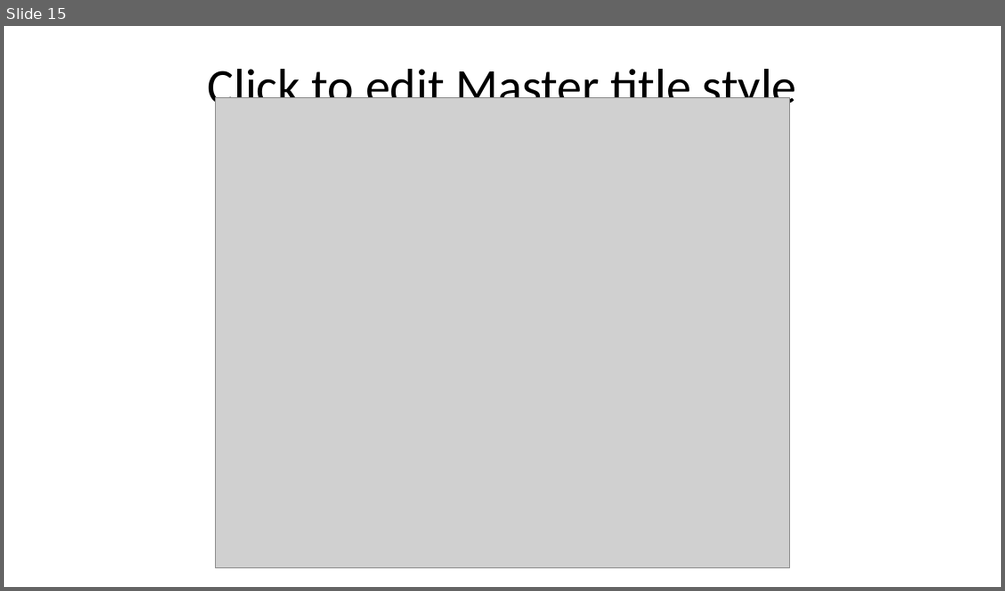
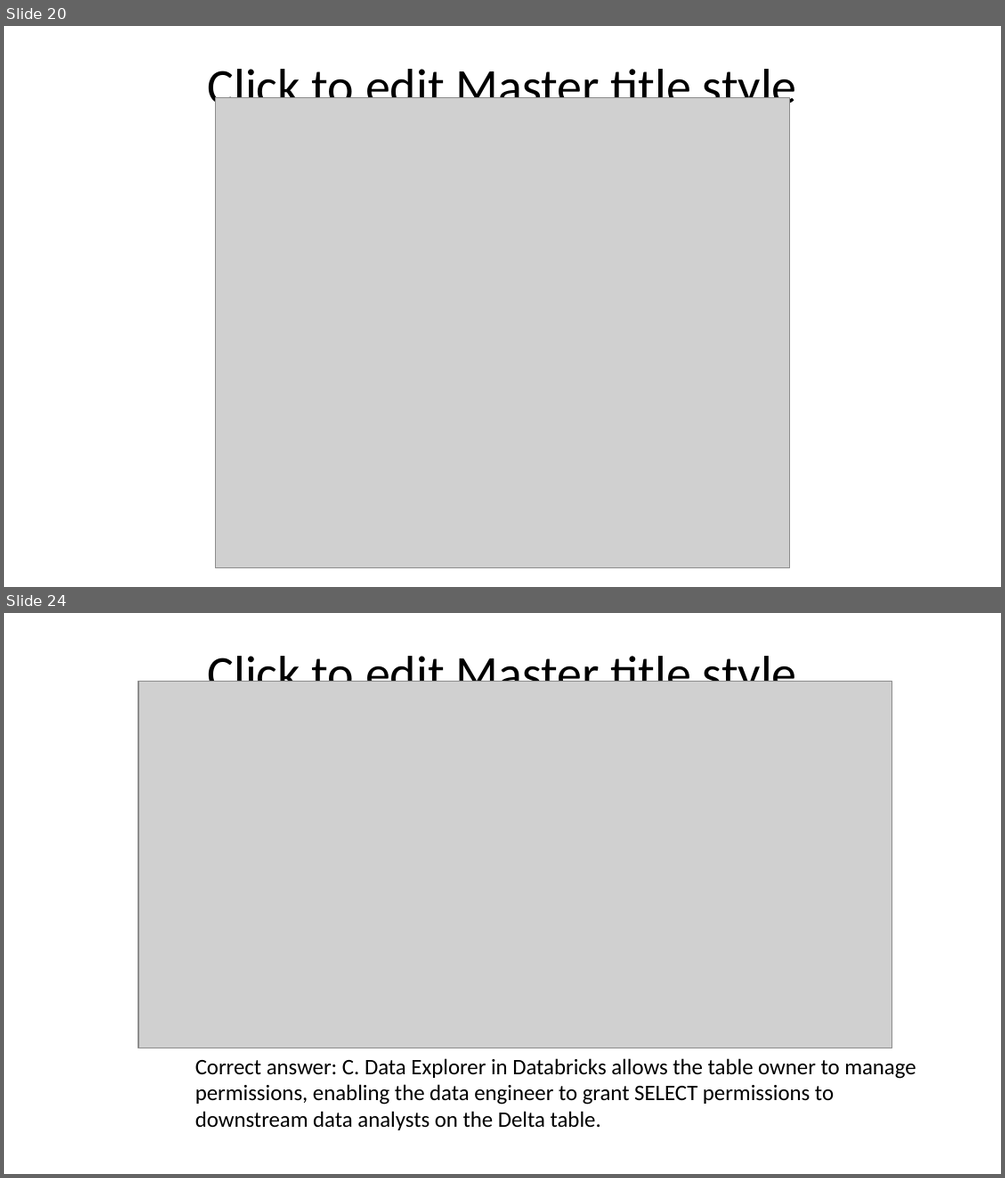
Before and after one commit to timothywarner-org/databricks, a slide deck: warner-databricks-slides.pptx. Shown one above the other, each under a label of ours: slide 15 before the commit, slides 20 and 24 after it; the slides between them are not shown. The pictures are 1005x591 and 1005x1178 pixels, drawn with LibreOffice and Linux fonts; fonts in the diff are those of the drawing; grey boxes stand for pictures; background and template pictures are left out. Boxes give left, top, right and bottom in pixels: in the first picture for what was removed or moved away, otherwise in the second. Text is boxed around its words. In the diff, an @@ line names an element or a change of style, - is before the commit and + after.

```diff
--- a/warner-databricks-slides.pptx
+++ b/warner-databricks-slides.pptx
@@ slide 24 added at (4, 613, 1001, 1174), background picture (left out); not listed: 1 template element that a slide beside it also shows @@
@@ text added at (725, 632, 784, 656), 14 pt, text #FFFFFF @@
+Source: academy.databricks.com
@@ title added at (138, 656, 521, 665), 33 pt, text #FFFFFF @@
+Practice Question #3
@@ picture added at (138, 682, 892, 1048) @@
@@ text added at (195, 1058, 915, 1130), 16 pt, text #000000 @@
+Correct answer: C. Data Explorer in Databricks allows the table owner to manage permissions, enabling the data engineer to grant SELECT permissions to downstream data analysts on the Delta table.
@@ what was slide 15 is now slide 20 @@
```
Also in this commit, not shown: 1 slide changed, 25 other slides added.
